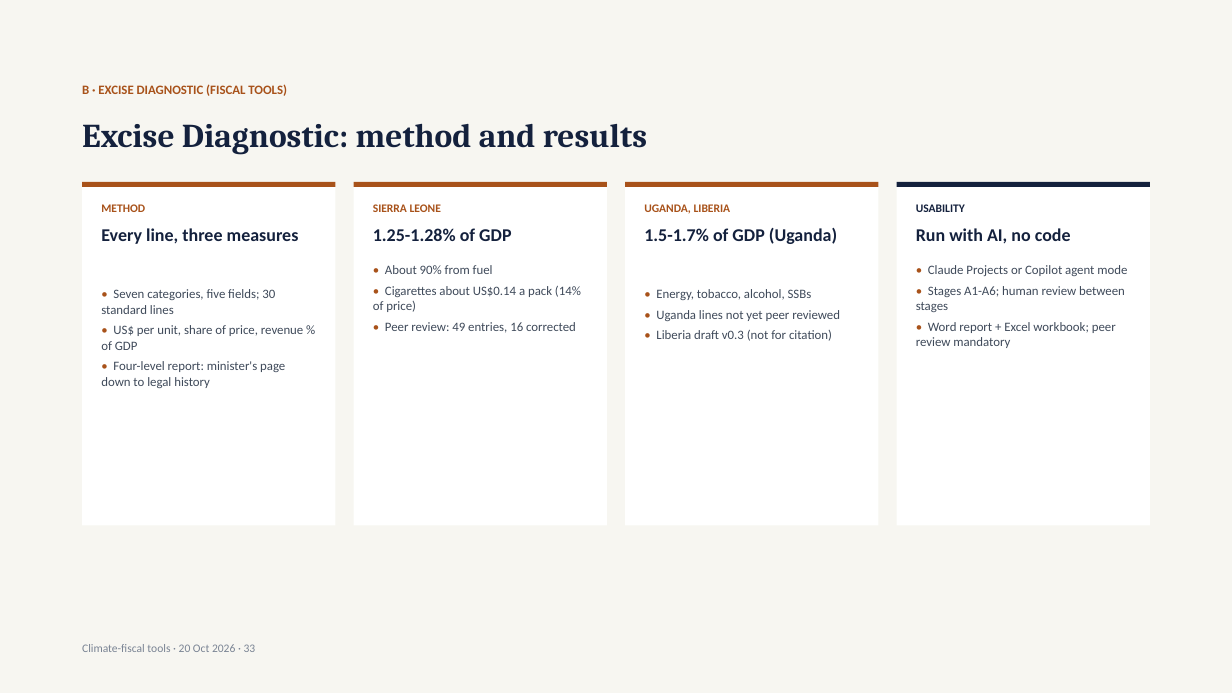
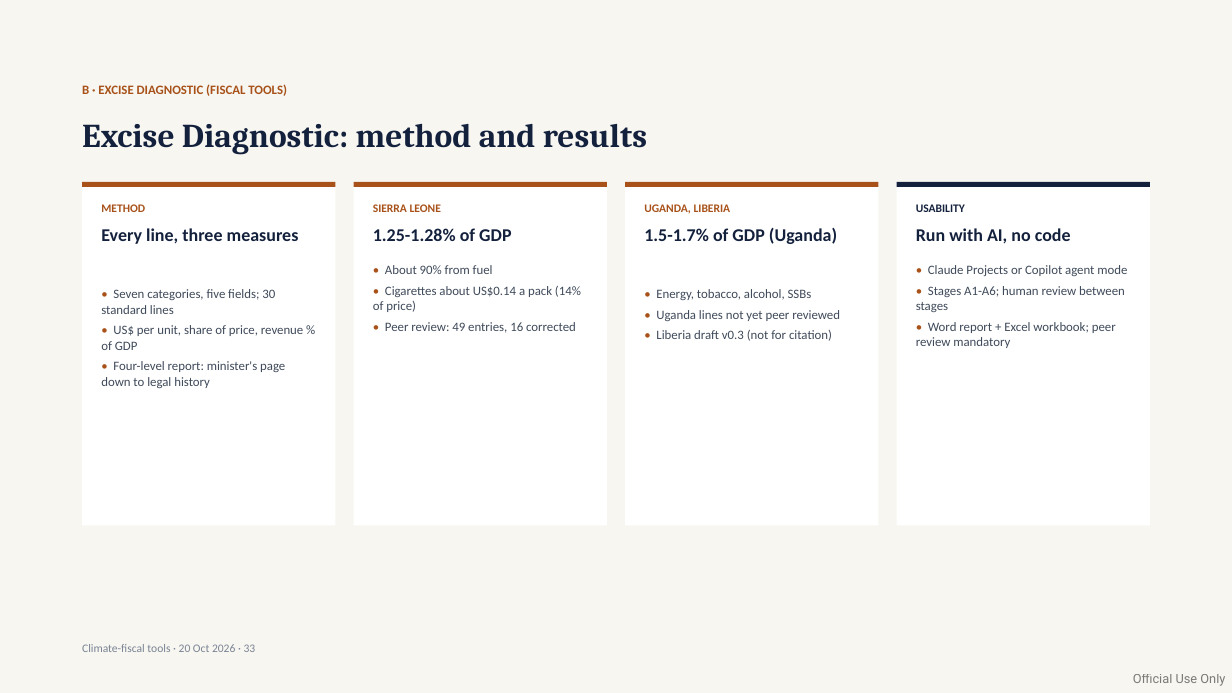
Before and after one commit to cpmodel/new-ai-tools, a slide deck: slide 39 of Presentations/Sebastian-2026-10-20/Sebastian-Platforms-v2.pptx (slide 33 before the commit). Drawn at 1232x693 pixels with LibreOffice and Linux fonts; fonts in the diff are those of the drawing. Boxes give left, top, right and bottom in pixels: in the first picture for what was removed or moved away, otherwise in the second. Text is boxed around its words. In the diff, an @@ line names an element or a change of style, - is before the commit and + after.

```diff
--- a/Presentations/Sebastian-2026-10-20/Sebastian-Platforms-v2.pptx
+++ b/Presentations/Sebastian-2026-10-20/Sebastian-Platforms-v2.pptx
@@ text added at box(1133, 674, 1225, 686), 10 pt, text #000000 at 50% opacity @@
+Official Use Only
```
Also in this commit, not shown: 64 other slides changed, 6 slides added, 4 other files.
